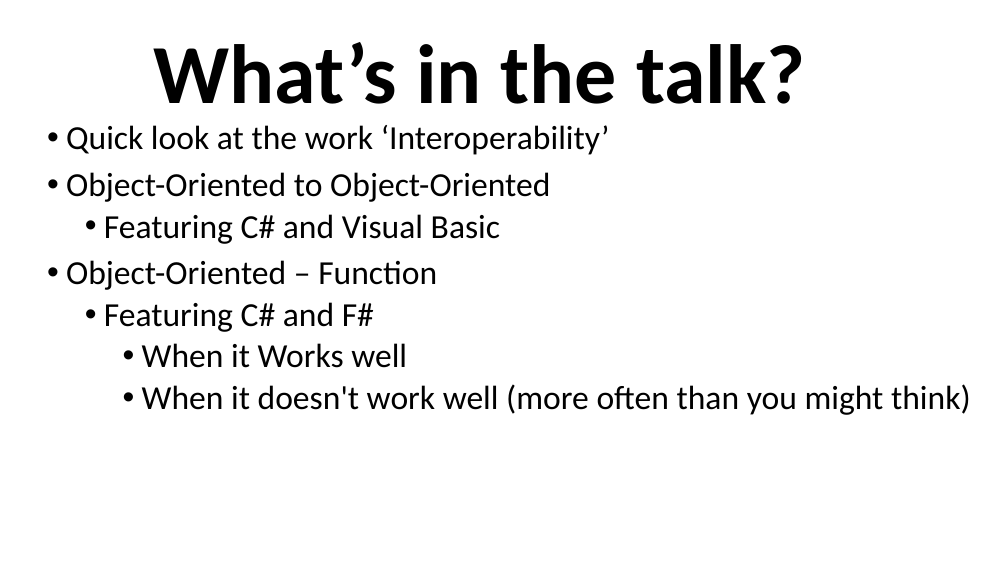
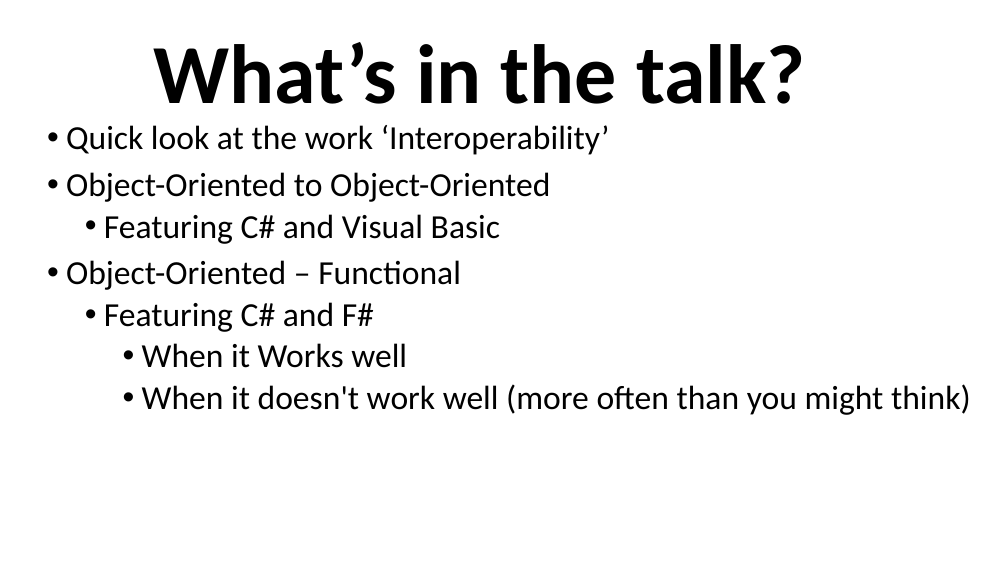
Before and after one commit to grab-a-byte/DotnetInterop, a slide deck: slide 5 of DotnetInteropSlides.pptx (slide 4 before the commit). Drawn at 1008x567 pixels with LibreOffice and Linux fonts; fonts in the diff are those of the drawing. Boxes give left, top, right and bottom in pixels: in the first picture for what was removed or moved away, otherwise in the second. Text is boxed around its words. In the diff, an @@ line names an element or a change of style, - is before the commit and + after.

```diff
--- a/DotnetInteropSlides.pptx
+++ b/DotnetInteropSlides.pptx
@@ text at (66,260,461,290): text changed @@
-• Object-Oriented – Function
+• Object-Oriented – Functional
```
Also in this commit, not shown: 5 other slides changed, 4 slides added.
